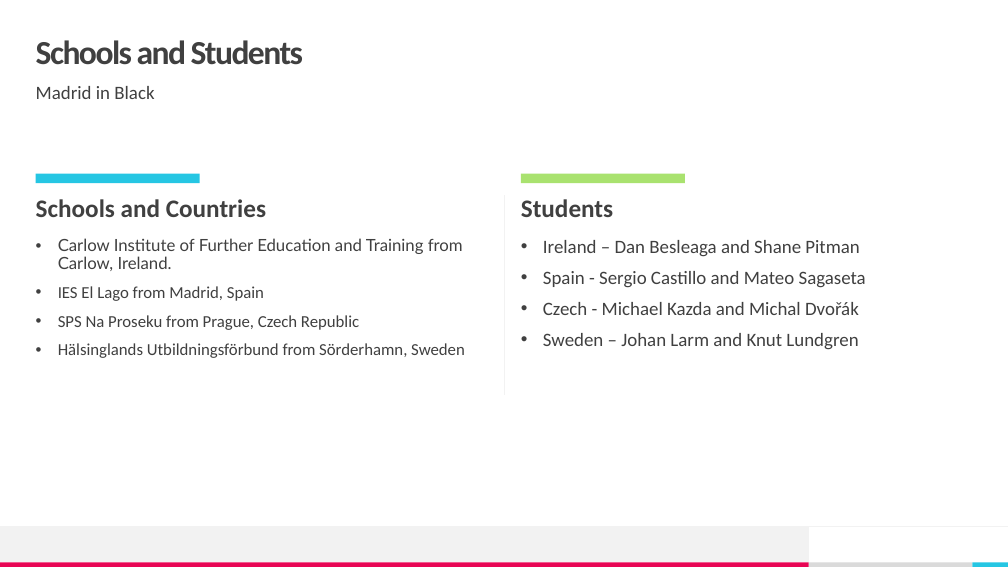
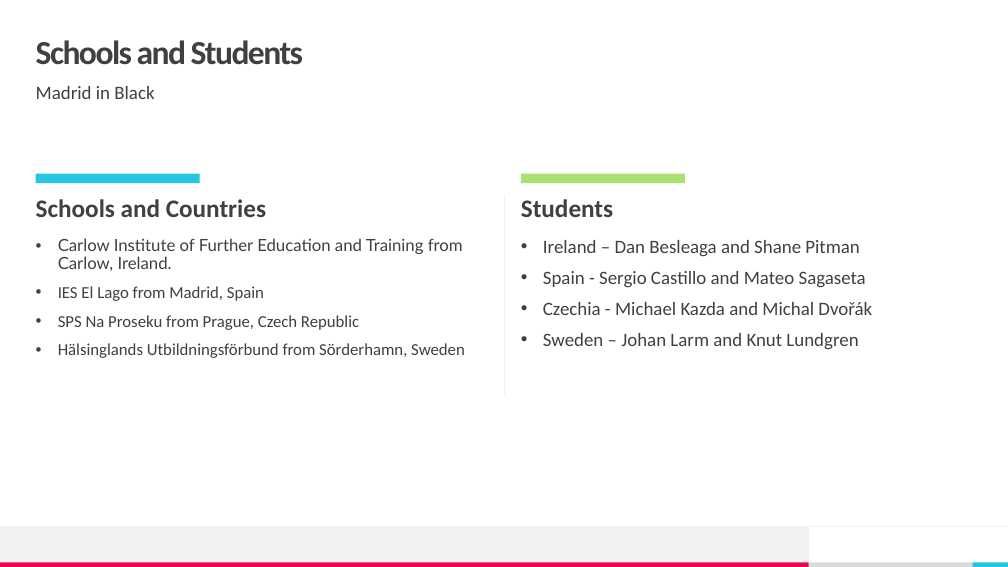
Before and after one commit to SergioSrX/PacMan-TikTok, a slide deck: slide 3 of P.A.C.M.A.N - PowerPoint.pptx. Drawn at 1008x567 pixels with LibreOffice and Linux fonts; fonts in the diff are those of the drawing. Boxes give left, top, right and bottom in pixels: in the first picture for what was removed or moved away, otherwise in the second. Text is boxed around its words. In the diff, an @@ line names an element or a change of style, - is before the commit and + after.

```diff
--- a/P.A.C.M.A.N - PowerPoint.pptx
+++ b/P.A.C.M.A.N - PowerPoint.pptx
@@ text at (543,302,872,315): text changed @@
-• Czech - Michael Kazda and Michal Dvořák
+• Czechia - Michael Kazda and Michal Dvořák
```
Also in this commit, not shown: 1 other slide changed, 3 other files.
